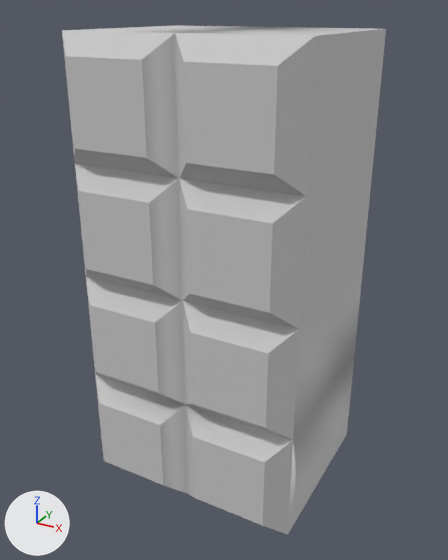
The FBX model Assets/Models/Color Block Jam/FBX/lego_flat_8.fbx, before and after one commit.
The view is the same before and after, from a camera (50 mm lens) standing at (2.45, -4.56, 2.15) and looking at (-0.02, -0.06, -0.1). The axes (+X, +Y, +Z) are drawn at lower left. The lights are the same throughout. Where no turn or scale is listed for an object, it has been applied to the vertices. Vertices at the same position are counted once.

Script lines for the objects in view, before the commit:
```python
me_mesh = bpy.data.meshes.new('Mesh')
me_mesh.from_pydata(...)  # 106 vertices, 106 faces; spans x -1.0..1.0, y -0.95..0.95, z -1.99..1.99
me_mesh.materials.append(mat_material__25)  # light grey #cacaca
ob_lego_flat_8 = bpy.data.objects.new('lego_flat_8', me_mesh)
ob_lego_flat_8.location = (0.0, 0.0, 0.0)
```
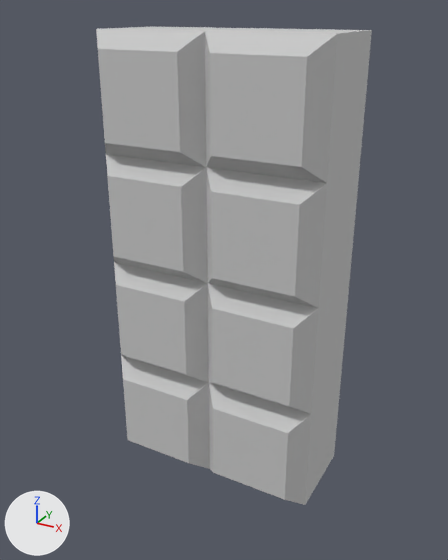
Boxes [x1, y1, x2, y2] around the edits, measured in the pictures (448 x 560 px):
'lego_flat_8', reshaped (15% narrower, 6% shorter): before [62, 25, 386, 534]; after [96, 27, 372, 505]
part 1 of me_mesh, rebuilt (53% narrower, 18% shorter): before [62, 25, 386, 197]; after [96, 27, 247, 167]
part 2 of me_mesh, rebuilt: before [75, 153, 374, 329]; after [106, 154, 208, 283]
part 3 of me_mesh, added: after [205, 28, 372, 183]
part 4 of me_mesh, added: after [206, 162, 360, 308]
part 5 of me_mesh, added: after [114, 262, 209, 382]
part 6 of me_mesh, added: after [208, 275, 350, 414]
part 7 of me_mesh, added: after [121, 356, 210, 469]
part 8 of me_mesh, added: after [209, 371, 342, 505]
part 9 of me_mesh, deleted: before [86, 260, 364, 534]

The change, as a list of edits to the scene's bpy script:
```text
Change me_mesh:
    used by ob_lego_flat_8; location = (0.0, 0.0, 0.0)
    remove me_mesh.from_pydata(...)  # 106 vertices, 106 faces; spans x -1.0..1.0, y -0.95..0.95, z -1.99..1.99
    add me_mesh.from_pydata(...)  # 128 vertices, 112 faces; spans x -1.0..1.0, y -0.55..0.55, z -1.99..1.99
    me_mesh part 1: the loose piece of 28 vertices spanning x -1.0..1.0, y -0.95..0.95, z 1.0..1.99 is rebuilt with 16 vertices and now spans x -1.0..0.0, y -0.55..0.55, z 1.0..1.99
    me_mesh part 2: the loose piece of 28 vertices spanning x -1.0..1.0, y -0.95..0.95, z 0.0..1.0 is rebuilt with 16 vertices and now spans x -1.0..0.0, y -0.55..0.55, z 0.0..1.0
    me_mesh part 3: a new loose piece of 16 vertices spanning x 0.0..1.0, y -0.55..0.55, z 1.0..1.99, in mat_material__25 (light grey #cacaca)
    me_mesh part 4: a new loose piece of 16 vertices spanning x 0.0..1.0, y -0.55..0.55, z 0.0..1.0, in mat_material__25 (light grey #cacaca)
    me_mesh part 5: a new loose piece of 16 vertices spanning x -1.0..0.0, y -0.55..0.55, z -1.0..0.0, in mat_material__25 (light grey #cacaca)
    me_mesh part 6: a new loose piece of 16 vertices spanning x 0.0..1.0, y -0.55..0.55, z -1.0..0.0, in mat_material__25 (light grey #cacaca)
    me_mesh part 7: a new loose piece of 16 vertices spanning x -1.0..0.0, y -0.55..0.55, z -1.99..-1.0, in mat_material__25 (light grey #cacaca)
    me_mesh part 8: a new loose piece of 16 vertices spanning x 0.0..1.0, y -0.55..0.55, z -1.99..-1.0, in mat_material__25 (light grey #cacaca)
    me_mesh part 9
    50 vertices are removed from x -1.0..1.0, y -0.95..0.95, z -1.99..0.0
    52 faces are deleted
```
